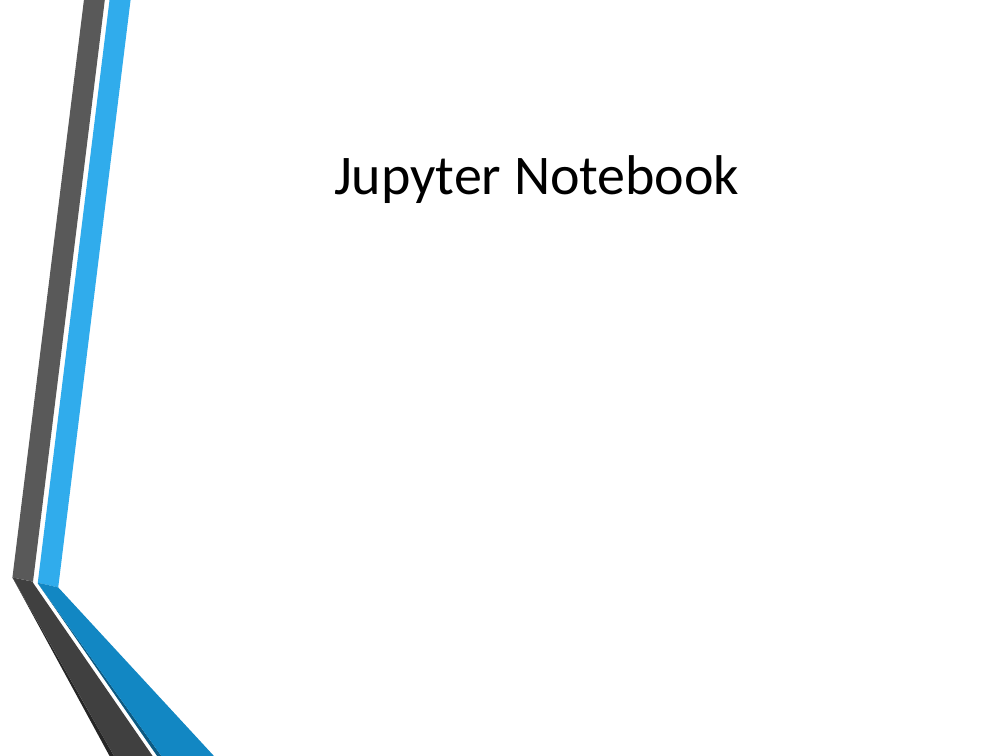
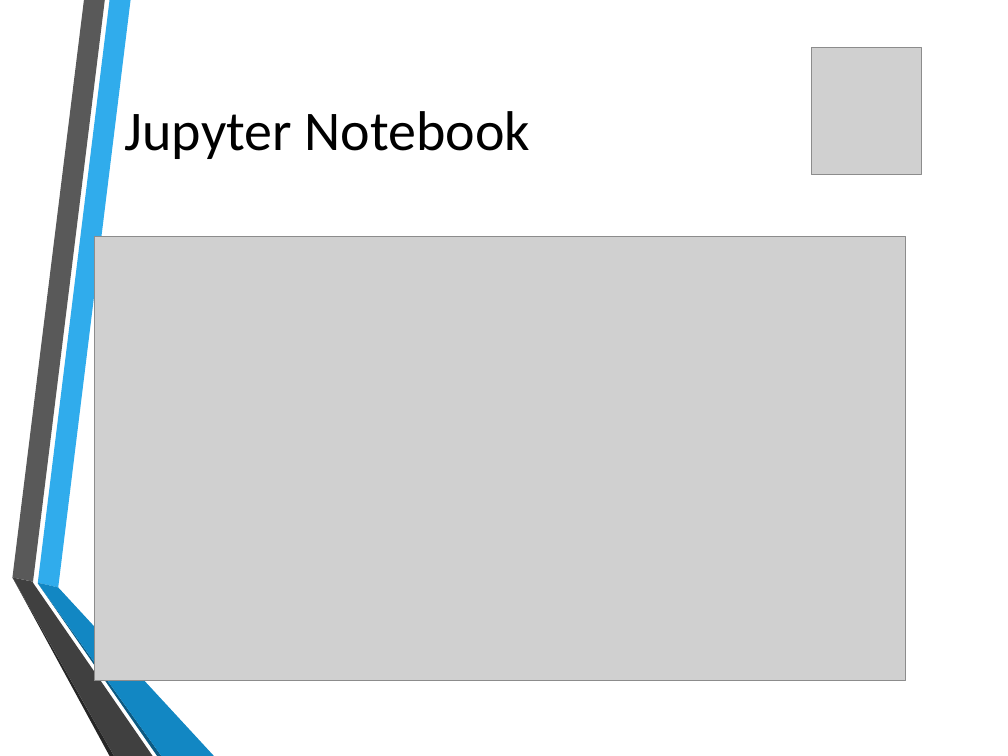
Before and after one commit to Feeeeeeeeeela/WxTutorial, a slide deck: slide 4 of Dokumentace/SOČ prezentace.pptx. Drawn at 1008x756 pixels with LibreOffice and Linux fonts; fonts in the diff are those of the drawing; grey boxes stand for pictures; background and template pictures are left out. Boxes give left, top, right and bottom in pixels: in the first picture for what was removed or moved away, otherwise in the second. Text is boxed around its words. In the diff, an @@ line names an element or a change of style, - is before the commit and + after.

```diff
--- a/Dokumentace/SOČ prezentace.pptx
+++ b/Dokumentace/SOČ prezentace.pptx
@@ title "Jupyter Notebook": place and size @@
-title "Jupyter Notebook" at box(334, 155, 739, 203)
+title "Jupyter Notebook" at box(125, 111, 530, 159)
@@ picture added at box(811, 47, 921, 175) @@
@@ picture added at box(95, 236, 906, 680) @@
```
Also in this commit, not shown: 4 other slides changed, 1 slide added, 1 slide removed, 6 other files.
